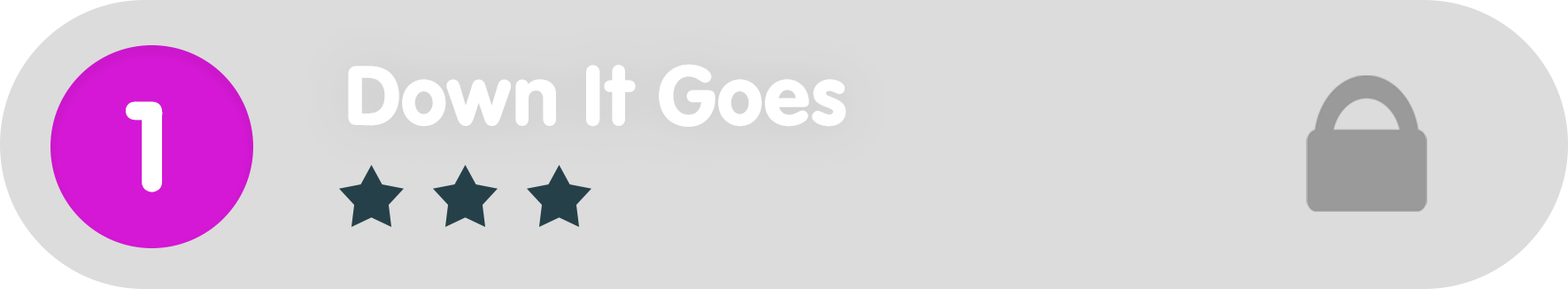
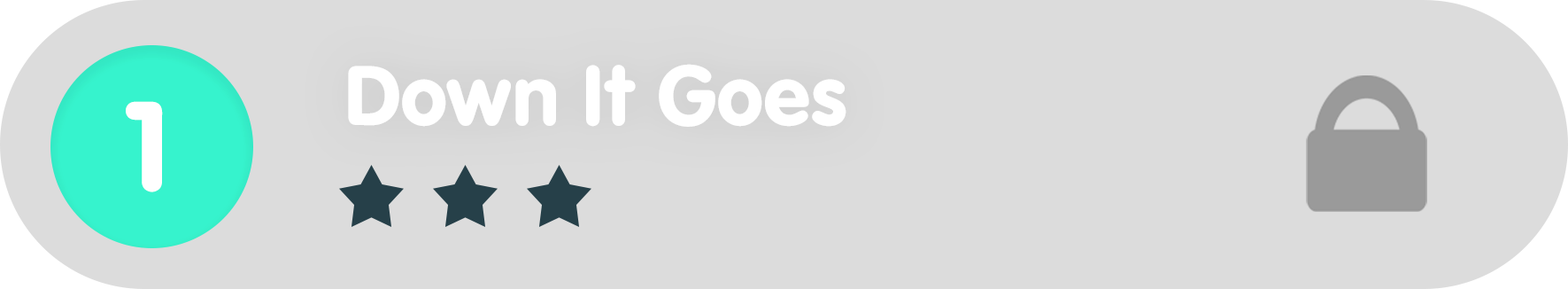
The second 1568×289 image is a revision of the first. Changes to its layers:
painted on "Ellipse_green" over [50, 45, 254, 248]
